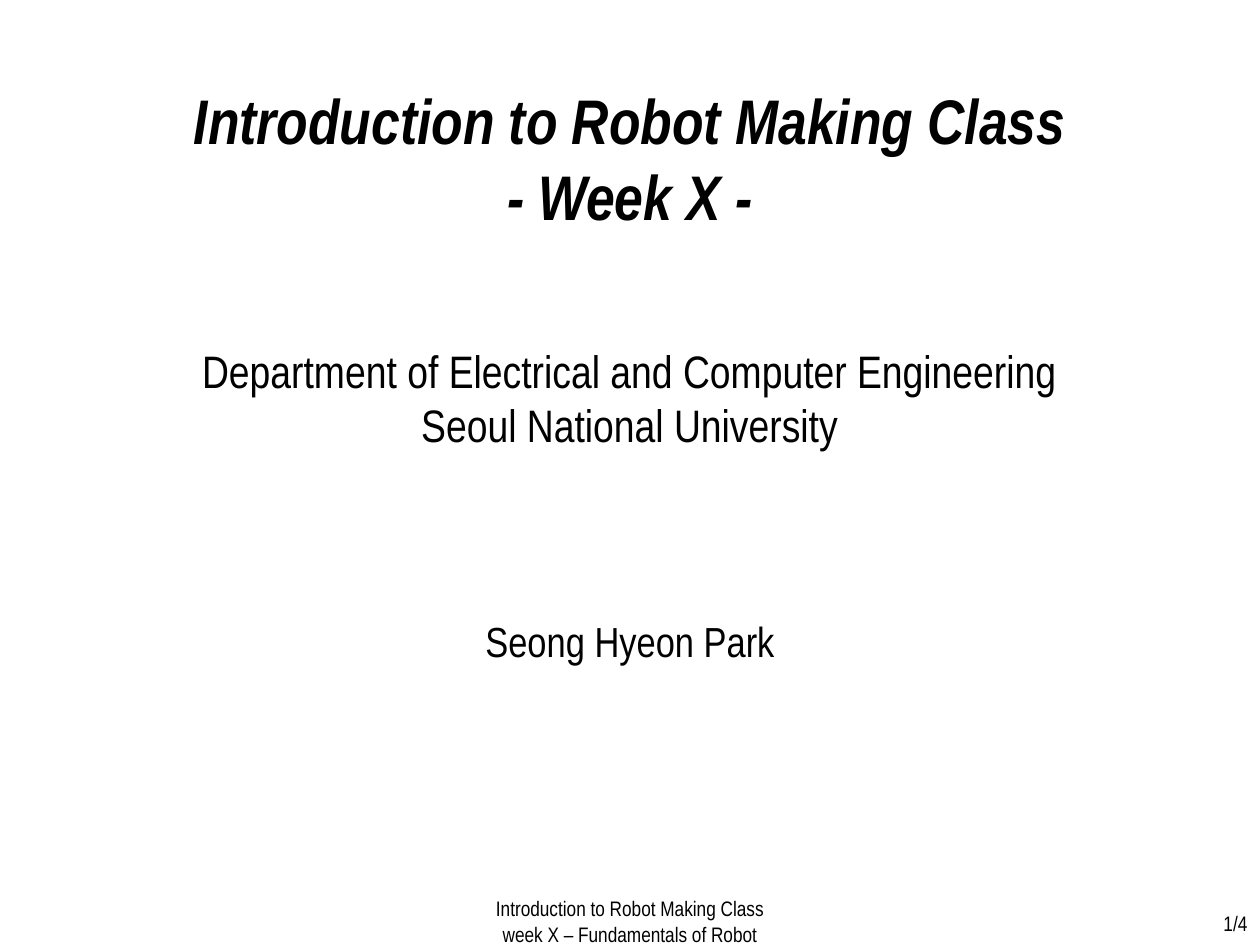
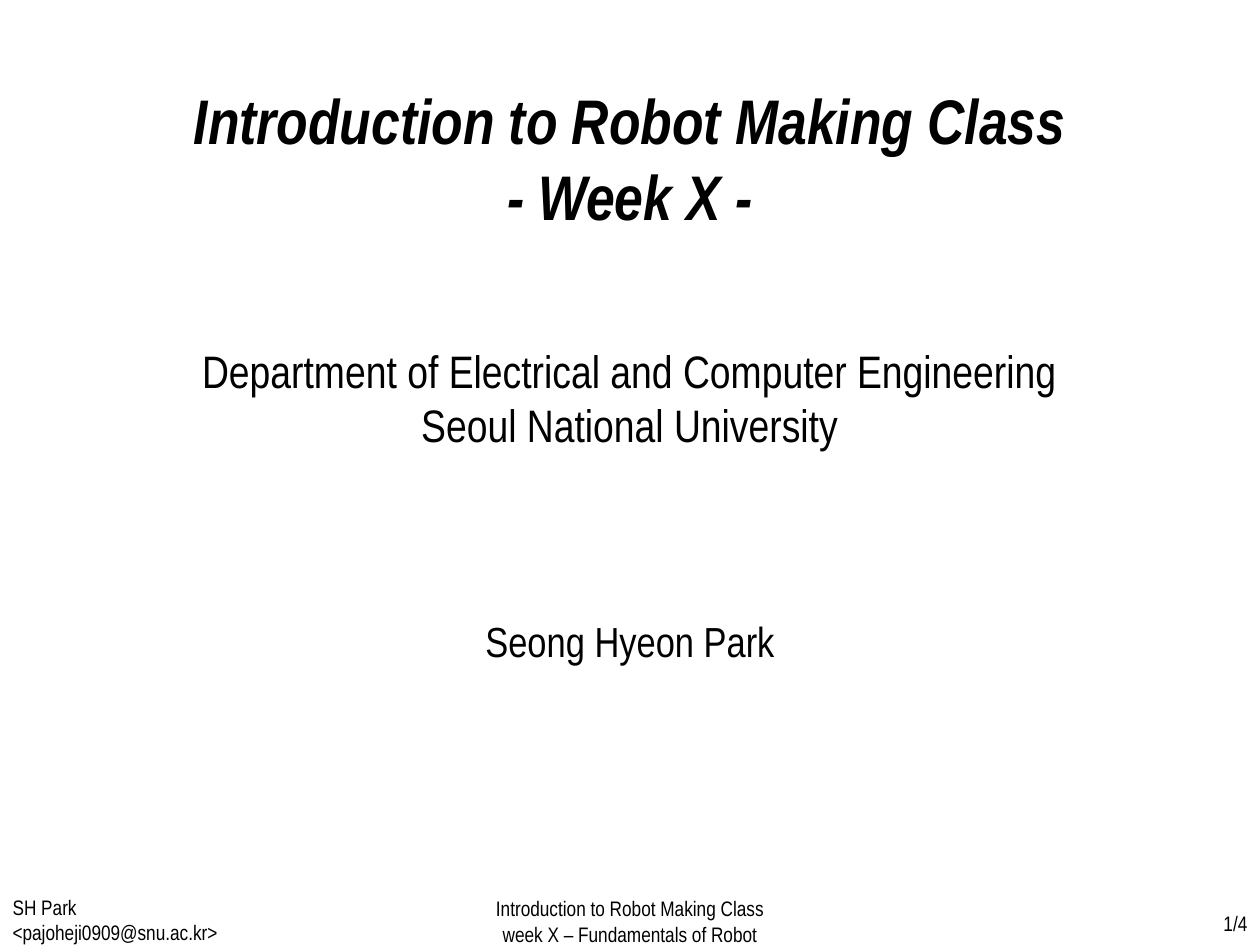
Before and after one commit to WhenTheyCry96/RobotTutorial, a slide deck: slide 1 of PPT/template.pptx. Drawn at 1260x945 pixels with LibreOffice and Linux fonts; fonts in the diff are those of the drawing. Boxes give left, top, right and bottom in pixels: in the first picture for what was removed or moved away, otherwise in the second. Text is boxed around its words. In the diff, an @@ line names an element or a change of style, - is before the commit and + after.

```diff
--- a/PPT/template.pptx
+++ b/PPT/template.pptx
@@ text added at [13, 899, 218, 945], 12 pt, text #000000 @@
+SH Park <pajoheji0909@snu.ac.kr>
```
Also in this commit, not shown: 1 other slide changed, 1 slide added, 5 other files.
